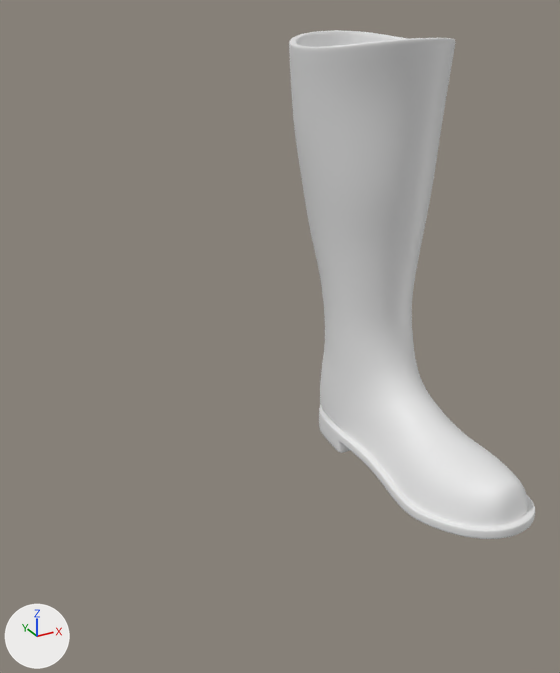
What one commit did to the Blender file Attires/Attires_Shoes/Attire_Shoes_BootsHigh/BootsHigh_HIGHPOLY.blend.
One viewpoint serves both versions: a 50 mm lens placed at (-0.328, -0.614, 0.448), pointed at (-0.027, -0.067, 0.174). The lights are fixed; the arrows at lower left show +X, +Y and +Z.

Script lines for the objects in view, before the commit:
```python
me_attire_shoes_bootshigh_highpoly = bpy.data.meshes.new('Attire_Shoes_BootsHigh_HIGHPOLY')
me_attire_shoes_bootshigh_highpoly.from_pydata(...)  # 283 vertices, 290 faces; spans x 0.036..0.195, y -0.23..0.105, z 0.0..0.417
ob_attire_shoes_bootshigh_highpoly = bpy.data.objects.new('Attire_Shoes_BootsHigh_HIGHPOLY', me_attire_shoes_bootshigh_highpoly)
ob_attire_shoes_bootshigh_highpoly.location = (0.0, 0.0, 0.0)
_m = ob_attire_shoes_bootshigh_highpoly.modifiers.new('Bevel', 'BEVEL')
_m.width = 0.001
_m.width_pct = 0.001
_m.limit_method = 'WEIGHT'
_m.offset_type = 'WIDTH'
_m = ob_attire_shoes_bootshigh_highpoly.modifiers.new('Subdivision', 'SUBSURF')
_m.levels = 3
```
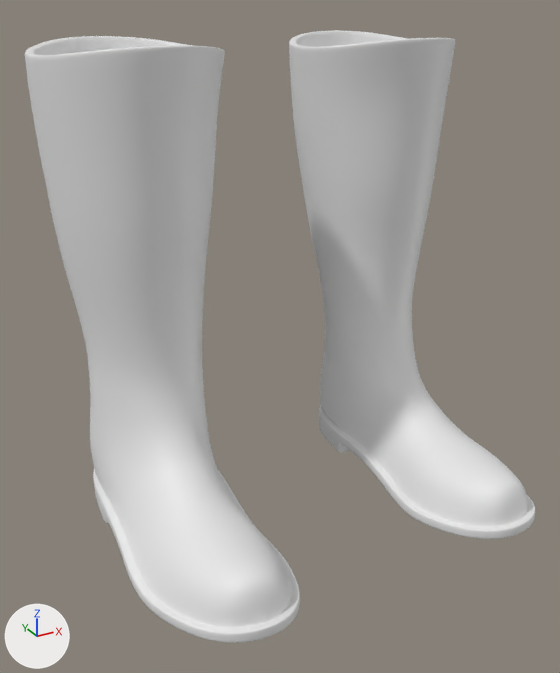
Pixel boxes (x1, y1, x2, y2) of what changed, in the pictures (560 x 673 px):
'Attire_Shoes_BootsHigh_HIGHPOLY', modifiers changed (107% wider, 20% taller)
    before: (289, 30, 535, 539)
    after: (25, 30, 535, 643)

Patch to the scene script:
```diff
--- a/Attires/Attires_Shoes/Attire_Shoes_BootsHigh/BootsHigh_HIGHPOLY.blend.py
+++ b/Attires/Attires_Shoes/Attire_Shoes_BootsHigh/BootsHigh_HIGHPOLY.blend.py
@@ ob_attire_shoes_bootshigh_highpoly @@
 ob_attire_shoes_bootshigh_highpoly.location = (0.0, 0.0, 0.0)
+_m = ob_attire_shoes_bootshigh_highpoly.modifiers.new('Mirror', 'MIRROR')
 _m = ob_attire_shoes_bootshigh_highpoly.modifiers.new('Bevel', 'BEVEL')
```
